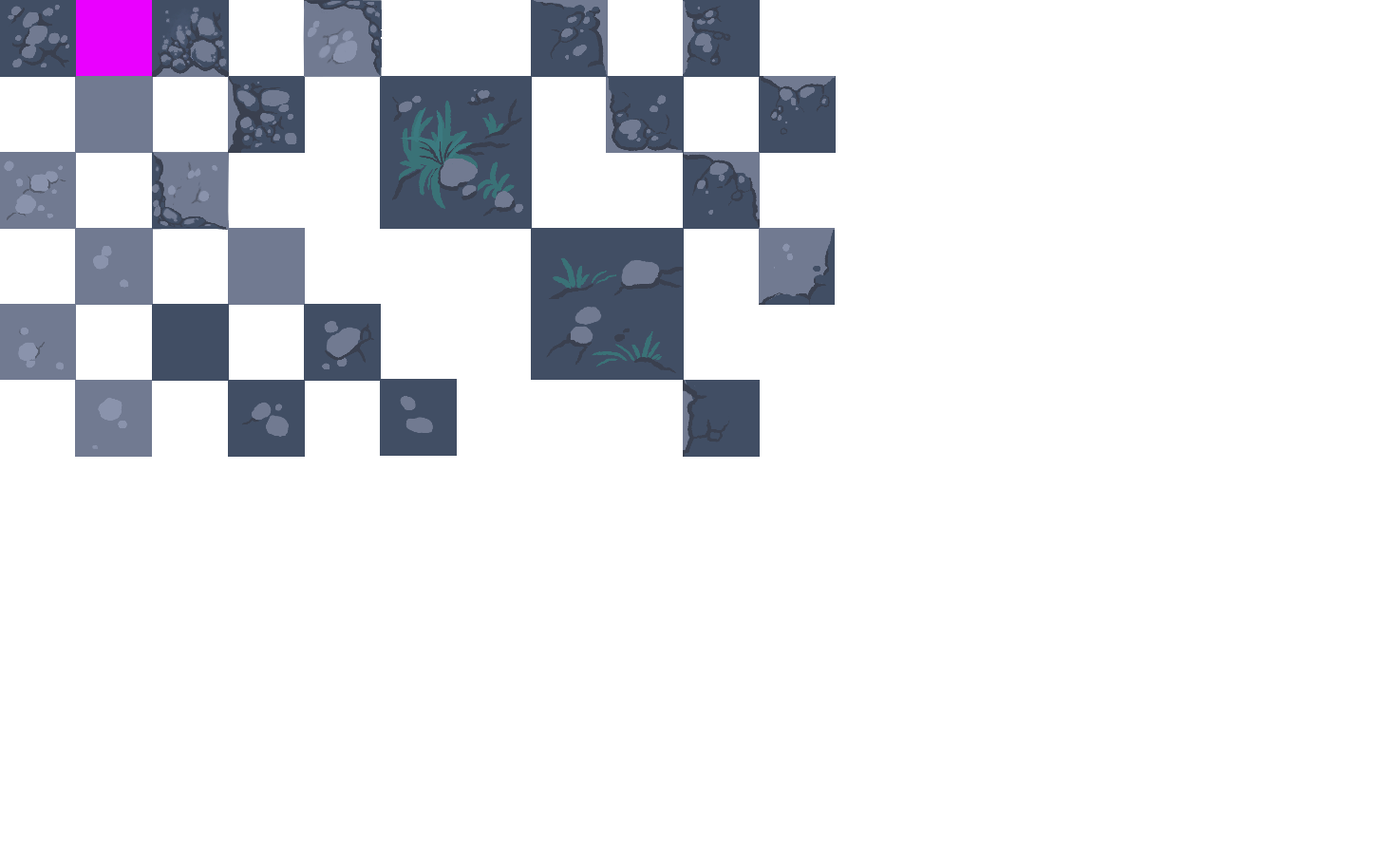
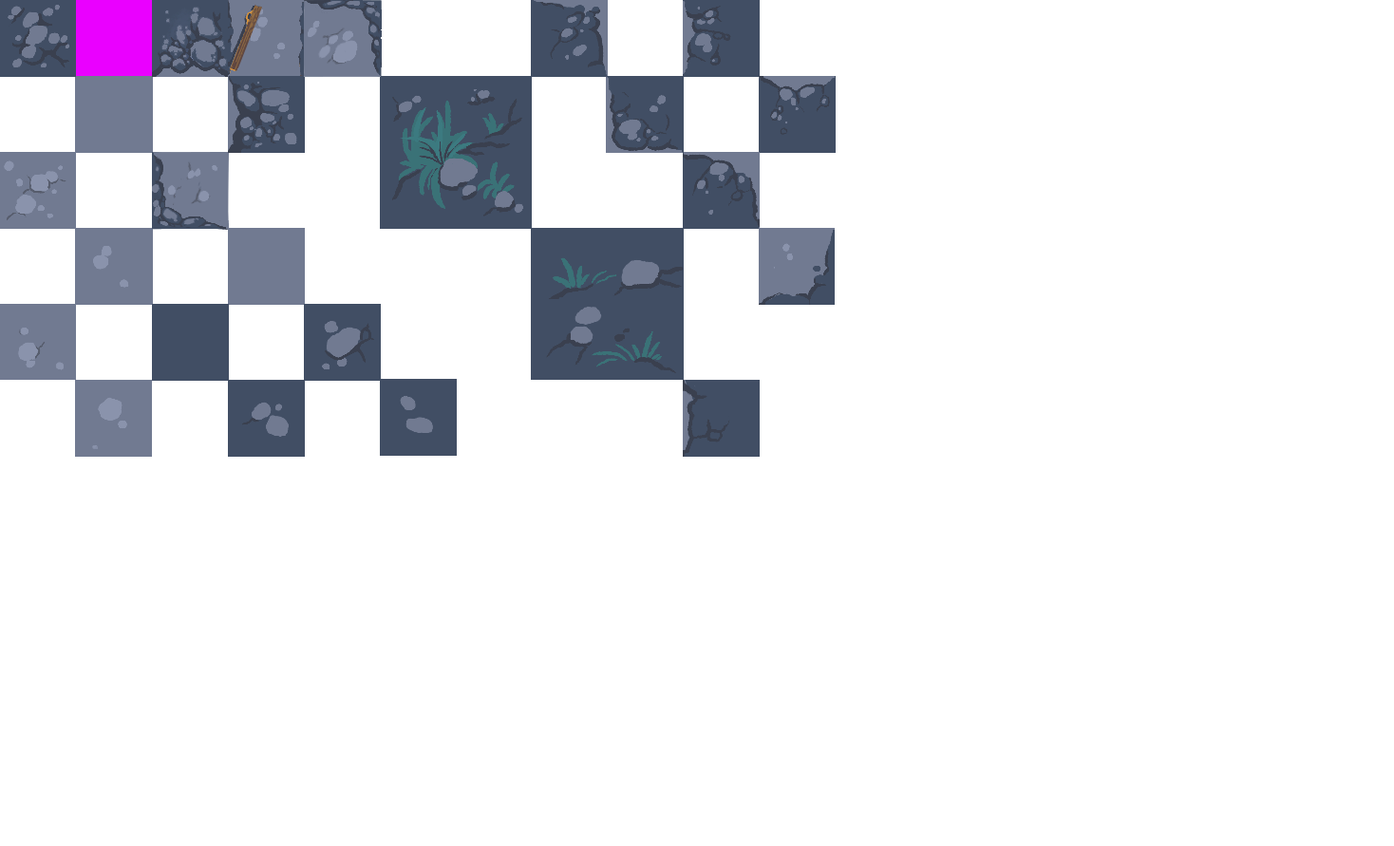
Revision of a layered (1394, 846) image; what changed, layer by layer:
painted on "Textures.png" over [227, 0, 304, 76]
